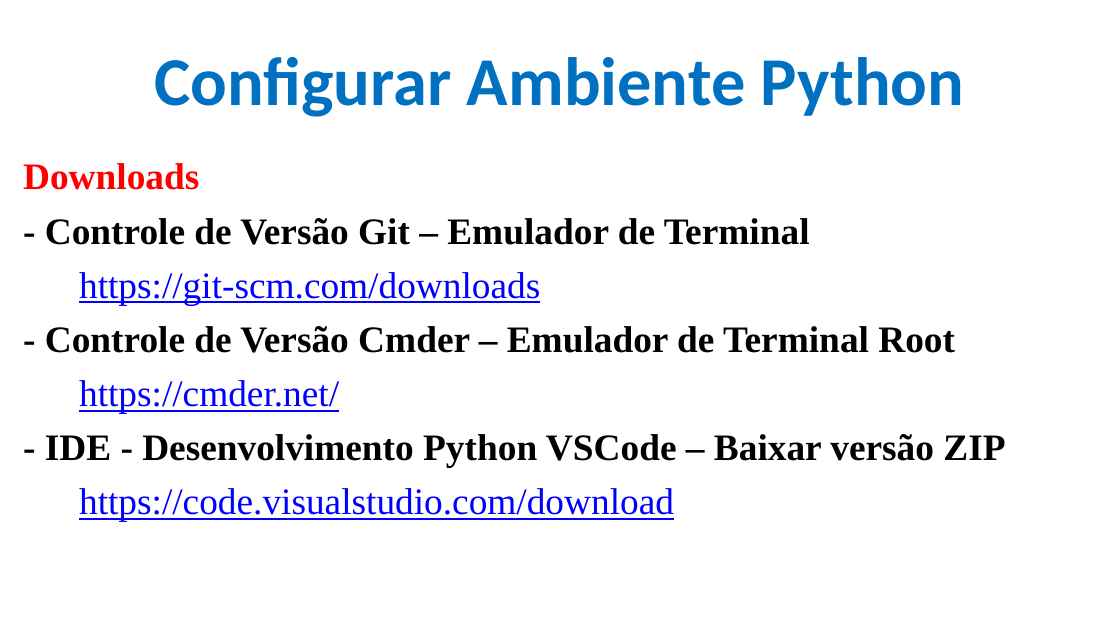
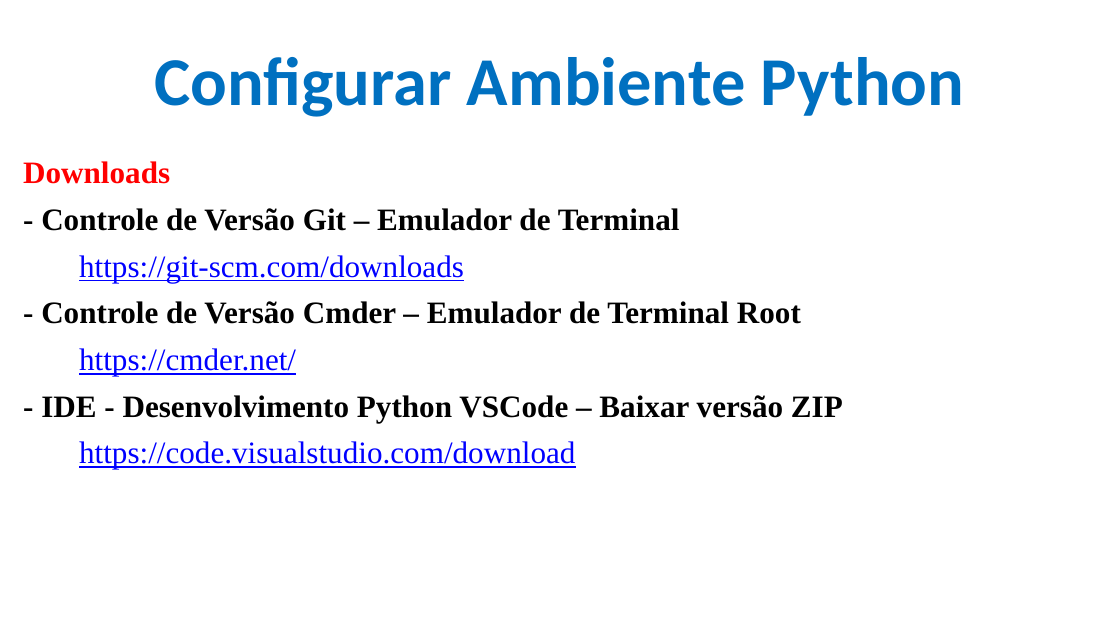
Before and after one commit to CloudEducationBrazil/WydenPythonParadigmas, a slide deck: slide 11 of 01 Classes/Aula 01 Programação Python - Caracterização e Ambiente.pptx. Drawn at 1120x630 pixels with LibreOffice and Linux fonts; fonts in the diff are those of the drawing; background and template pictures are left out. Boxes give left, top, right and bottom in pixels: in the first picture for what was removed or moved away, otherwise in the second. Text is boxed around its words. In the diff, an @@ line names an element or a change of style, - is before the commit and + after.

```diff
--- a/01 Classes/Aula 01 Programação Python - Caracterização e Ambiente.pptx
+++ b/01 Classes/Aula 01 Programação Python - Caracterização e Ambiente.pptx
@@ text "Downloads" at (x1=23, y1=161, x2=843, y2=469): size 24 to 20 pt @@
```
Also in this commit, not shown: 4 other slides changed, 1 slide added.
